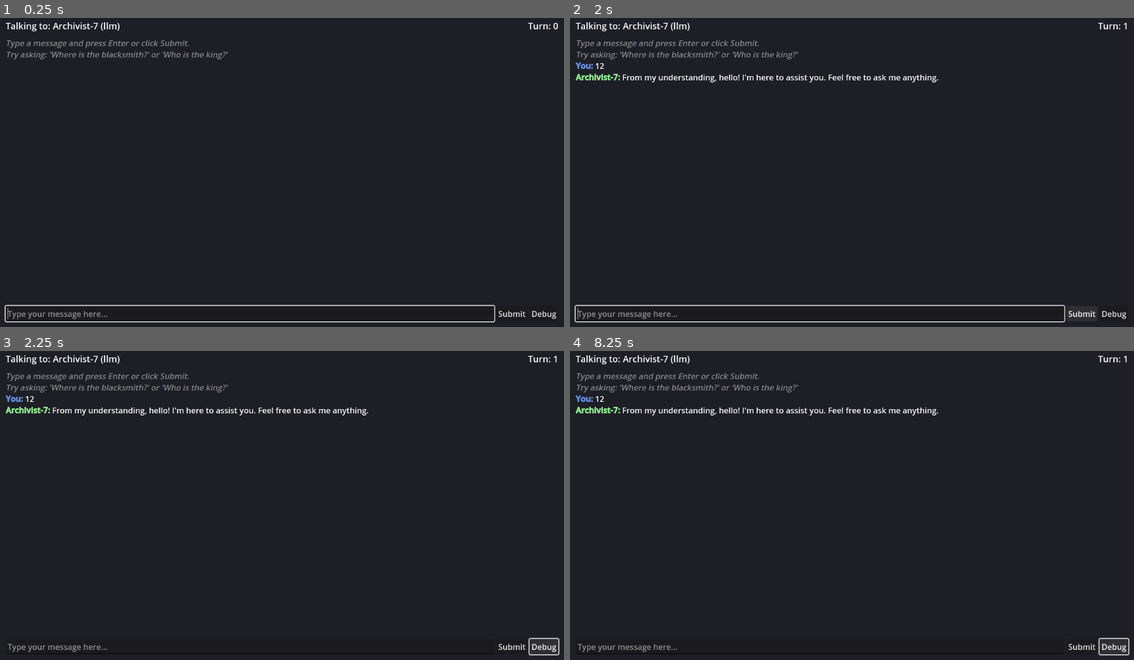
Above: before the commit, frames 1-4 (two rows, left to right).
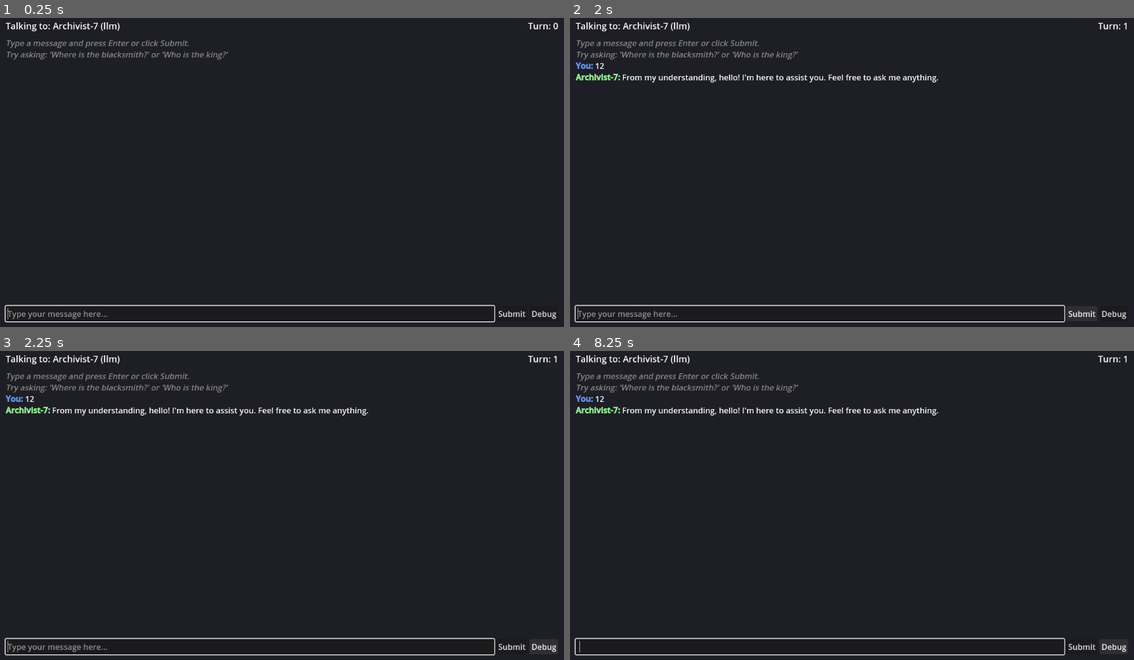
Above: after the commit, the same moments.

Repository: SFMiner/Character_sim
Game: Godot game, scene res://main.tscn
The game is run twice, just before and just after one commit, with the same random seed, the same clock (stepped at 60 frames per second) and the same inputs.
Inputs (mouse positions are in pixels of both pictures, inside the frame that each line leads up to):
- Up to frame 1 (0.25 s): no input
- Up to frame 2 (2 s): click (818, 314) at 0.52 s; type "12" at 0.6 s; click "Submit" at 1.25 s
- Up to frame 3 (2.25 s): click "Debug" at 2 s
- Up to frame 4 (8.25 s): click "Submit" at 2.75 s; click "Debug" at 3.5 s; click "Submit" at 4.25 s; click "Debug" at 5 s; tap Enter at 5.75, 7.25 s; tap Space at 6.5, 8 s

Frames 1-2 are identical in both runs. In frame 3, 0.9% of the frame differs, in the area x 0-100%, y 92-99%; in frame 4, 1.1%.

Commit message:
using knwoledge graph

Diff:
--- /dev/null
+++ b/dialogue/character_node (1).gd
@@ -0,0 +1,251 @@
+# character_node.gd
+# Main NPC node. Owns state, delegates dialogue to manager.
+# Attach this to a Node in your scene for each NPC.
+class_name CharacterNode
+extends Node
+
+## Character profile resource (static definition)
+@export var profile: CharacterProfile
+
+## Initial memory resource (will be duplicated, not shared)
+@export var initial_memory: NPCMemoryResource
+
+## Runtime state (created on initialize)
+var state: NPCState
+
+## Dialogue processor (created on initialize)
+var dialogue_manager: DialogueManager
+
+## Signal emitted when NPC responds
+signal responded(character_name: String, response: String)
+
+
+func _ready() -> void:
+	# Auto-initialize if WorldKnowledge autoload is available
+	if WorldKnowledge and WorldKnowledge.knowledge:
+		initialize(WorldKnowledge.knowledge)
+
+
+## Must be called after adding to tree or when world knowledge is ready
+func initialize(world: WorldKnowledgeResource, skeletons: Dictionary = {}) -> void:
+	# Create state with duplicated memory (never shared)
+	state = NPCState.new()
+	if initial_memory:
+		state.memory = initial_memory.duplicate(true)
+	else:
+		state.memory = NPCMemoryResource.new()
+
+	# Copy learning traits from profile
+	if profile:
+		state.curiosity = profile.curiosity
+		state.trust_default = profile.default_trust
+
+	# Create dialogue manager
+	dialogue_manager = DialogueManager.new(world, skeletons)
+
+
+## Main API: get response to player input
+func respond(input: String) -> String:
+	if not dialogue_manager:
+		push_error("CharacterNode not initialized. Call initialize() first.")
+		return ""
+
+	if not profile:
+		push_error("CharacterNode has no profile assigned.")
+		return ""
+
+	var response: String = dialogue_manager.process(input, profile, state)
+	responded.emit(get_character_name(), response)
+	return response
+
+
+## Get character name for UI
+func get_character_name() -> String:
+	if profile:
+		return profile.character_name
+	return "Unknown"
+
+
+## Get current turn count
+func get_turn_count() -> int:
+	if state:
+		return state.turn_count
+	return 0
+
+
+## Get recent conversation subjects
+func get_recent_subjects() -> Array[String]:
+	if state:
+		return state.recent_subjects
+	return []
+
+
+## Check if NPC knows about a topic
+func knows_about(topic: String) -> bool:
+	if not dialogue_manager or not state:
+		return false
+	return dialogue_manager.knowledge_adapter.has_knowledge_of_topic(topic, state.memory)
+
+
+## Add a belief to this NPC's memory
+func add_belief(fact_id: int, confidence: float = 0.8) -> void:
+	if state and state.memory:
+		state.memory.beliefs[fact_id] = confidence
+
+
+## Add misinformation (NPC believes something false)
+func add_misinformation(fact_id: int, false_content: String, confidence: float = 0.8) -> void:
+	if state and state.memory:
+		state.memory.beliefs[fact_id] = confidence
+		state.memory.misinformation[fact_id] = false_content
+
+
+## Get debug info about how NPC would process an input
+func debug_process(input: String) -> Dictionary:
+	if not dialogue_manager or not profile or not state:
+		return {}
+	return dialogue_manager.get_debug_info(input, profile, state)
+
+
+# =============================================================================
+# LEARNING API
+# =============================================================================
+
+## Tell this NPC a fact (social learning from another entity).
+## speaker_id: who is telling them
+## speaker_confidence: how confident the speaker seems (0.0-1.0)
+## generation: hearsay depth (0 = speaker witnessed it, 1+ = speaker heard it)
+## Returns true if fact was newly learned.
+func tell_fact(
+	fact_id: int,
+	speaker_id: String,
+	speaker_confidence: float = 0.8,
+	generation: int = 0
+) -> bool:
+	if not state:
+		return false
+
+	var strength: float = LearningSystem.calculate_social_learning_strength(
+		state.get_trust(speaker_id),
+		speaker_confidence,
+		generation
+	)
+
+	# Very low strength = NPC doesn't believe it
+	if strength < 0.1:
+		return false
+
+	return state.learn_fact(
+		fact_id,
+		strength,
+		NPCState.SourceType.TOLD,
+		speaker_id,
+		generation + 1  # Increment because NPC is now one step further from source
+	)
+
+
+## NPC witnesses an event/fact directly.
+## clarity: how clearly they perceived it (distance, visibility, etc.)
+## Returns true if fact was newly learned.
+func witness_fact(fact_id: int, clarity: float = 1.0) -> bool:
+	if not state:
+		return false
+
+	return state.learn_fact(
+		fact_id,
+		clarity,
+		NPCState.SourceType.WITNESSED,
+		"",  # No intermediary
+		0    # Firsthand
+	)
+
+
+## NPC hears a rumor (low confidence, high generation).
+func hear_rumor(fact_id: int, strength: float = 0.3) -> bool:
+	if not state:
+		return false
+
+	return state.learn_fact(
+		fact_id,
+		strength,
+		NPCState.SourceType.RUMOR,
+		"",
+		3  # Rumors are considered distant hearsay
+	)
+
+
+## Set NPC's current location (triggers immediate obvious fact learning).
+func set_location(location_id: String) -> void:
+	if not state:
+		return
+
+	var was_different: bool = state.current_location != location_id
+	state.set_location(location_id)
+
+	# If arriving at new location, could trigger immediate learning
+	# of obvious/landmark facts (requires world knowledge integration)
+	if was_different and not location_id.is_empty():
+		_on_arrive_at_location(location_id)
+
+
+## Get NPC's current location.
+func get_location() -> String:
+	if state:
+		return state.current_location
+	return ""
+
+
+## Process passive environmental learning (call periodically, e.g., daily tick).
+## delta_days: how much time has passed
+func process_environmental_learning(delta_days: float) -> void:
+	if not state or state.current_location.is_empty():
+		return
+
+	state.add_time_at_location(delta_days)
+
+	# Environmental learning requires world knowledge traversal
+	# This is a hook for Phase 3 (entity-relationship integration)
+	# For now, just accumulate time
+	pass
+
+
+## Check if NPC knows a specific fact.
+func knows_fact(fact_id: int) -> bool:
+	if state:
+		return state.knows_fact(fact_id)
+	return false
+
+
+## Get NPC's confidence in a fact (-1 if unknown).
+func get_belief_strength(fact_id: int) -> float:
+	if state:
+		return state.get_belief_strength(fact_id)
+	return -1.0
+
+
+## Get how NPC learned a fact (for dialogue attribution).
+func get_fact_source(fact_id: int) -> Dictionary:
+	if state:
+		return state.get_fact_source(fact_id)
+	return {}
+
+
+## Get trust level for another entity.
+func get_trust(entity_id: String) -> float:
+	if state:
+		return state.get_trust(entity_id)
+	return 0.5
+
+
+## Set trust level for another entity.
+func set_trust(entity_id: String, level: float) -> void:
+	if state:
+		state.set_trust(entity_id, level)
+
+
+## Placeholder for arrival learning (will integrate with world knowledge later)
+func _on_arrive_at_location(_location_id: String) -> void:
+	# Phase 3 will implement:
+	# - Query obvious/landmark facts for this location
+	# - Learn them with WITNESSED source type
+	pass
--- a/dialogue/character_node.gd
+++ b/dialogue/character_node.gd
@@ -1,7 +1,7 @@
 # character_node.gd
 # Main NPC node. Owns state, delegates dialogue to manager.
 # Attach this to a Node in your scene for each NPC.
-class_name CharacterNode
+class_name CharacterNodeClass
 extends Node
 
 ## Character profile resource (static definition)
--- a/dialogue/npc_state.gd
+++ b/dialogue/npc_state.gd
@@ -3,6 +3,15 @@
 # Memory must be duplicated, not shared between NPCs.
 class_name NPCState
 extends RefCounted
+
+## How knowledge was acquired - affects confidence and attribution
+enum SourceType {
+	INNATE,         # From initial seeding / always knew
+	WITNESSED,      # Saw it happen firsthand
+	TOLD,           # Someone told them directly
+	ENVIRONMENTAL,  # Absorbed from being somewhere over time
+	RUMOR,          # Overheard, unverified, low confidence
+}
 
 ## Duplicated per instance - NEVER shared
 var memory: NPCMemoryResource
@@ -12,11 +21,15 @@
 var recent_subjects: Array[String] = []  # Max 5, most recent first
 var recent_responses: Array[String] = []  # Max 5, for anti-repetition
 
-## EXTENSION POINT: Uncomment when needed
-# var stress_level: float = 0.0
-# var current_mood: float = 0.0  # -1 to 1
-# var relationships: Dictionary = {}  # target_id -> RelationshipData
-# var active_drives: Array = []
+## Location and time tracking
+var current_location: String = ""   # Entity ID where NPC currently is
+var time_at_location: float = 0.0   # Days spent at current location
+var home_location: String = ""      # Where NPC returns to (for schedules)
+
+## Learning traits (can be overridden from CharacterProfile)
+var curiosity: float = 0.5          # 0.0-1.0, affects passive learning rate
+var trust_default: float = 0.5      # Trust level for unknown entities
+var trust_levels: Dictionary = {}   # entity_id -> float (0.0-1.0)
 
 const MAX_RECENT_SUBJECTS: int = 5
 const MAX_RECENT_RESPONSES: int = 5
@@ -64,3 +77,111 @@
 			common += 1
 
 	return float(common) / float(max(words_a.size(), words_b.size()))
+
+
+# =============================================================================
+# LEARNING SYSTEM
+# =============================================================================
+
+## Learn a new fact or reinforce existing knowledge.
+## Returns true if fact was newly learned, false if reinforced or rejected.
+func learn_fact(
+	fact_id: int,
+	strength: float,
+	source_type: SourceType,
+	source_id: String = "",
+	generation: int = 0
+) -> bool:
+	if not memory:
+		push_error("NPCState.learn_fact: No memory assigned")
+		return false
+
+	var current_time: float = Time.get_unix_time_from_system()
+	var existing_strength = memory.beliefs.get(fact_id, -1.0)
+
+	if existing_strength < 0.0:
+		# New fact - learn it
+		memory.beliefs[fact_id] = clamp(strength, 0.0, 1.0)
+		memory.sources[fact_id] = {
+			"type": source_type,
+			"source_id": source_id,
+			"generation": generation,
+			"learned_at": current_time,
+			"reinforcements": 0,
+		}
+		memory.last_accessed[fact_id] = current_time
+		return true
+	else:
+		# Existing fact - reinforce
+		reinforce_fact(fact_id, strength * 0.2)
+		return false
+
+
+## Strengthen existing belief through repetition/confirmation.
+func reinforce_fact(fact_id: int, amount: float = 0.1) -> void:
+	if not memory:
+		return
+
+	if not memory.beliefs.has(fact_id):
+		return
+
+	var current_time: float = Time.get_unix_time_from_system()
+
+	# Increase strength with diminishing returns
+	var current: float = memory.beliefs[fact_id]
+	var new_strength: float = current + amount * (1.0 - current)
+	memory.beliefs[fact_id] = clamp(new_strength, 0.0, 1.0)
+
+	# Update access time and reinforcement count
+	memory.last_accessed[fact_id] = current_time
+	if memory.sources.has(fact_id):
+		memory.sources[fact_id]["reinforcements"] += 1
+
+
+## Get trust level for a specific entity/NPC.
+func get_trust(entity_id: String) -> float:
+	return trust_levels.get(entity_id, trust_default)
+
+
+## Set trust level for a specific entity/NPC.
+func set_trust(entity_id: String, level: float) -> void:
+	trust_levels[entity_id] = clamp(level, 0.0, 1.0)
+
+
+## Adjust trust based on interaction outcome.
+func adjust_trust(entity_id: String, delta: float) -> void:
+	var current: float = get_trust(entity_id)
+	set_trust(entity_id, current + delta)
+
+
+## Check if NPC knows a fact (regardless of confidence level).
+func knows_fact(fact_id: int) -> bool:
+	if not memory:
+		return false
+	return memory.beliefs.has(fact_id)
+
+
+## Get confidence level for a known fact, or -1 if unknown.
+func get_belief_strength(fact_id: int) -> float:
+	if not memory:
+		return -1.0
+	return memory.beliefs.get(fact_id, -1.0)
+
+
+## Get source information for a known fact.
+func get_fact_source(fact_id: int) -> Dictionary:
+	if not memory or not memory.sources.has(fact_id):
+		return {}
+	return memory.sources[fact_id]
+
+
+## Update location and reset time counter.
+func set_location(location_id: String) -> void:
+	if current_location != location_id:
+		current_location = location_id
+		time_at_location = 0.0
+
+
+## Add time at current location (call during game tick).
+func add_time_at_location(delta_days: float) -> void:
+	time_at_location += delta_days
--- /dev/null
+++ b/knowledge/learning_system.gd
@@ -0,0 +1,148 @@
+# learning_system.gd
+# Centralized learning calculations and utilities.
+# Static functions - no instance state.
+class_name LearningSystem
+extends RefCounted
+
+
+## Calculate effective learning strength for social transmission.
+## trust: how much listener trusts speaker (0.0-1.0)
+## speaker_confidence: how confident speaker is about the fact (0.0-1.0)
+## generation: hearsay depth (0 = firsthand, 1+ = nth-hand)
+static func calculate_social_learning_strength(
+	trust: float,
+	speaker_confidence: float,
+	generation: int
+) -> float:
+	var hearsay_penalty: float = calculate_hearsay_penalty(generation)
+	return trust * speaker_confidence * hearsay_penalty
+
+
+## Calculate how much hearsay degrades belief strength.
+## generation 0 = firsthand (no penalty)
+## generation 1 = secondhand (30% penalty)
+## generation 2+ = increasingly degraded
+static func calculate_hearsay_penalty(generation: int) -> float:
+	if generation <= 0:
+		return 1.0
+	# Exponential decay: 0.7^generation
+	# gen 1: 0.7, gen 2: 0.49, gen 3: 0.34, gen 4: 0.24
+	return pow(0.7, generation)
+
+
+## Calculate environmental learning chance for a fact.
+## proximity: how close the fact's entity is (0 = far, 1 = here)
+## salience: how noticeable the fact is (0 = obscure, 1 = obvious)
+## curiosity: NPC's learning rate (0-1)
+## time_factor: accumulated time budget
+static func calculate_environmental_chance(
+	proximity: float,
+	salience: float,
+	curiosity: float,
+	time_factor: float
+) -> float:
+	return proximity * salience * curiosity * time_factor
+
+
+## Format source info for dialogue attribution.
+## Returns phrases like "I saw it myself", "I heard from Bob", etc.
+static func format_source_attribution(source_info: Dictionary, npc_state = null) -> String:
+	if source_info.is_empty():
+		return ""
+
+	# Import SourceType from NPCState
+	# Note: Can't use NPCState.SourceType directly in static context,
+	# so we use int comparison
+	var source_type: int = source_info.get("type", 0)
+	var source_id: String = source_info.get("source_id", "")
+	var generation: int = source_info.get("generation", 0)
+
+	# SourceType enum values: INNATE=0, WITNESSED=1, TOLD=2, ENVIRONMENTAL=3, RUMOR=4
+	match source_type:
+		0:  # INNATE
+			return ""  # No attribution for innate knowledge
+		1:  # WITNESSED
+			return "I saw it myself"
+		2:  # TOLD
+			if generation <= 1:
+				if source_id.is_empty():
+					return "Someone told me"
+				else:
+					return "I heard from " + source_id
+			else:
+				return "Word is..."
+		3:  # ENVIRONMENTAL
+			return "Everyone knows"
+		4:  # RUMOR
+			return "Rumor has it..."
+		_:
+			return ""
+
+
+## Get confidence descriptor for dialogue.
+## Returns phrases like "I'm certain", "I think", "I'm not sure but..."
+static func format_confidence_descriptor(confidence: float) -> String:
+	if confidence >= 0.9:
+		return "I'm certain"
+	elif confidence >= 0.7:
+		return "I know"
+	elif confidence >= 0.5:
+		return "I believe"
+	elif confidence >= 0.3:
+		return "I think"
+	else:
+		return "I'm not sure, but"
+
+
+## Combine attribution and confidence for full prefix.
+## Example: "I heard from Bob that..." or "I'm certain that..."
+static func format_knowledge_prefix(
+	source_info: Dictionary,
+	confidence: float,
+	include_attribution: bool = true
+) -> String:
+	var parts: Array[String] = []
+
+	# Confidence first
+	var conf_desc: String = format_confidence_descriptor(confidence)
+	if not conf_desc.is_empty():
+		parts.append(conf_desc)
+
+	# Attribution if requested and meaningful
+	if include_attribution:
+		var attr: String = format_source_attribution(source_info)
+		if not attr.is_empty() and attr != "Everyone knows":
+			# Restructure: "I heard from Bob" becomes part of the sentence
+			if attr.begins_with("I heard") or attr.begins_with("I saw"):
+				return attr + " that"
+			elif attr.begins_with("Rumor") or attr.begins_with("Word"):
+				return attr
+
+	if parts.is_empty():
+		return ""
+
+	return parts[0] + " that"
+
+
+## Determine if two facts conflict (same subject, different claims).
+## This is a stub - full implementation needs fact structure knowledge.
+static func facts_conflict(fact_a: Dictionary, fact_b: Dictionary) -> bool:
+	# Would compare subject/predicate/object structure
+	# For now, assume no conflicts
+	return false
+
+
+## Calculate memory decay based on time since last access.
+## Returns multiplier to apply to belief strength.
+static func calculate_decay(
+	time_elapsed: float,
+	decay_rate: float,
+	reinforcements: int
+) -> float:
+	# Base exponential decay
+	var base_decay: float = exp(-decay_rate * time_elapsed)
+
+	# Reinforcement provides buffer (max 30% protection)
+	var reinforcement_buffer: float = min(0.3, reinforcements * 0.05)
+
+	return clamp(base_decay + reinforcement_buffer, 0.0, 1.0)
--- a/main.tscn
+++ b/main.tscn
@@ -1,15 +1,14 @@
-[gd_scene load_steps=5 format=3 uid="uid://dialogue_sim_main"]
+[gd_scene load_steps=6 format=3 uid="uid://bu0chrj1kws1q"]
 
-[ext_resource type="Script" uid="uid://dialogue_ui_script" path="res://ui/dialogue_ui.gd" id="1_ui"]
-[ext_resource type="Script" uid="uid://character_node_script" path="res://dialogue/character_node.gd" id="2_char"]
-[ext_resource type="Script" uid="uid://character_profile_script" path="res://dialogue/character_profile.gd" id="3_profile"]
+[ext_resource type="Script" uid="uid://ug1i2y34ai8y" path="res://ui/dialogue_ui.gd" id="1_ui"]
+[ext_resource type="Script" uid="uid://4ti116sywcys" path="res://dialogue/character_node.gd" id="2_char"]
+[ext_resource type="Script" uid="uid://bgvid2l4modv1" path="res://dialogue/character_profile.gd" id="3_profile"]
 [ext_resource type="Resource" path="res://knowledge/npc_memory_archivist_7.tres" id="4_memory"]
 
 [sub_resource type="Resource" id="Resource_profile"]
 script = ExtResource("3_profile")
 character_name = "Archivist-7"
 character_type = "llm"
-verbosity = "medium"
 hedge_intensity = 0.7
 forbidden_topics = Array[String](["magic", "sorcery", "spells"])
 preferred_skeletons = Array[String](["structured_answer", "llm_refusal", "llm_ack"])
@@ -28,6 +27,8 @@
 anchors_preset = 15
 anchor_right = 1.0
 anchor_bottom = 1.0
+grow_horizontal = 2
+grow_vertical = 2
 color = Color(0.12, 0.12, 0.15, 1)
 
 [node name="VBoxContainer" type="VBoxContainer" parent="."]
@@ -39,6 +40,8 @@
 offset_top = 20.0
 offset_right = -20.0
 offset_bottom = -20.0
+grow_horizontal = 2
+grow_vertical = 2
 theme_override_constants/separation = 10
 
 [node name="HeaderContainer" type="HBoxContainer" parent="VBoxContainer"]
@@ -58,16 +61,16 @@
 [node name="OutputDisplay" type="RichTextLabel" parent="VBoxContainer"]
 layout_mode = 2
 size_flags_vertical = 3
+focus_mode = 2
 bbcode_enabled = true
-text = ""
 scroll_following = true
+selection_enabled = true
 
 [node name="DebugPanel" type="RichTextLabel" parent="VBoxContainer"]
 visible = false
 custom_minimum_size = Vector2(0, 120)
 layout_mode = 2
 bbcode_enabled = true
-text = ""
 
 [node name="InputContainer" type="HBoxContainer" parent="VBoxContainer"]
 layout_mode = 2
--- a/ui/dialogue_ui.gd
+++ b/ui/dialogue_ui.gd
@@ -4,7 +4,7 @@
 extends Control
 
 ## Reference to the NPC character node (found at runtime)
-var character_node: CharacterNode
+var character_node: CharacterNodeClass
 
 ## UI Elements (assigned via @onready)
 @onready var input_field: LineEdit = $VBoxContainer/InputContainer/InputField
@@ -20,13 +20,18 @@
 
 func _ready() -> void:
 	# Find the character node (sibling in scene tree)
-	character_node = get_node_or_null("CharacterNode") as CharacterNode
+	character_node = get_node_or_null("CharacterNode") as CharacterNodeClass
 	if not character_node:
 		push_error("DialogueUI: Could not find CharacterNode!")
 
 	# Connect signals
 	submit_button.pressed.connect(_on_submit_pressed)
 	input_field.text_submitted.connect(_on_text_submitted)
+
+	# Keep focus on input field during interaction
+	input_field.focus_mode = Control.FOCUS_ALL
+	submit_button.focus_mode = Control.FOCUS_NONE
+	$VBoxContainer/InputContainer/DebugToggle.focus_mode = Control.FOCUS_NONE
 
 	# Set up character label
 	if character_node:
@@ -38,7 +43,7 @@
 	_update_turn_label()
 
 	# Focus input field
-	input_field.grab_focus()
+	_reset_input_state()
 
 	# Add welcome message
 	_add_system_message("Type a message and press Enter or click Submit.")
@@ -55,7 +60,7 @@
 
 func _reset_input_state() -> void:
 	input_field.clear()
-	# Using 'call_deferred' here is the safest way to beat the UI's focus release
+	# Defer focus until after UI updates complete
 	input_field.call_deferred("grab_focus")
 
 func _process_input() -> void:
@@ -63,6 +68,13 @@
 
 	if input_text.is_empty():
 		return
+
+	# Check for commands (starting with / or \)
+	if input_text.length() > 0:
+		var first_char: String = input_text[0]
+		if first_char == "/" or first_char == "\\":
+			_handle_command(input_text)
+			return
 
 	# Clear input
 	input_field.clear()
@@ -86,6 +98,46 @@
 	# Re-focus input
 	input_field.grab_focus()
 
+func _handle_command(raw_text: String) -> void:
+	var command_text: String = raw_text.substr(1).strip_edges()
+	if command_text.is_empty():
+		_add_system_message("Commands: /help, /switch <archivist|marcus>, /list, /debug")
+		return
+
+	var parts: PackedStringArray = command_text.split(" ", false)
+	var command: String = parts[0].to_lower()
+	var args: Array[String] = []
+	for i in range(1, parts.size()):
+		args.append(parts[i])
+
+	match command:
+		"help":
+			_add_system_message("Commands: /help, /switch <archivist|marcus>, /list, /debug")
+		"list":
+			_add_system_message("Available characters: archivist, marcus")
+		"switch":
+			_handle_switch_command(args)
+		"debug":
+			toggle_debug()
+			_add_system_message("Debug panel %s." % ("enabled" if show_debug else "disabled"))
+		_:
+			_add_system_message("Unknown command: %s (try /help)" % command)
+
+func _handle_switch_command(args: Array[String]) -> void:
+	if args.is_empty():
+		_add_system_message("Usage: /switch <archivist|marcus>")
+		return
+
+	var target: String = args[0].to_lower()
+	if target in ["archivist", "archivist-7", "archivist7", "llm"]:
+		get_tree().change_scene_to_file("res://main.tscn")
+		return
+	if target in ["marcus", "old", "oldmarcus", "old_marcus", "human"]:
+		get_tree().change_scene_to_file("res://human_npc.tscn")
+		return
+
+	_add_system_message("Unknown character: %s (try /switch archivist or /switch marcus)" % args[0])
+
 
 func _add_message(speaker: String, message: String, color: Color) -> void:
 	var formatted: String = "[color=#%s][b]%s:[/b][/color] %s\n" % [
@@ -103,6 +155,8 @@
 func _add_system_message(message: String) -> void:
 	var formatted: String = "[color=#888888][i]%s[/i][/color]\n" % message
 	output_display.append_text(formatted)
+	_reset_input_state() # Consistently call the same cleanup
+
 
 
 func _update_turn_label() -> void:
Not shown, added: dialogue/character_node (1).gd.uid
Not shown, added: knowledge/learning_system.gd.uid
Not shown, added: dialogue/dialogue_sim_phase1_fixed.tar.gz
